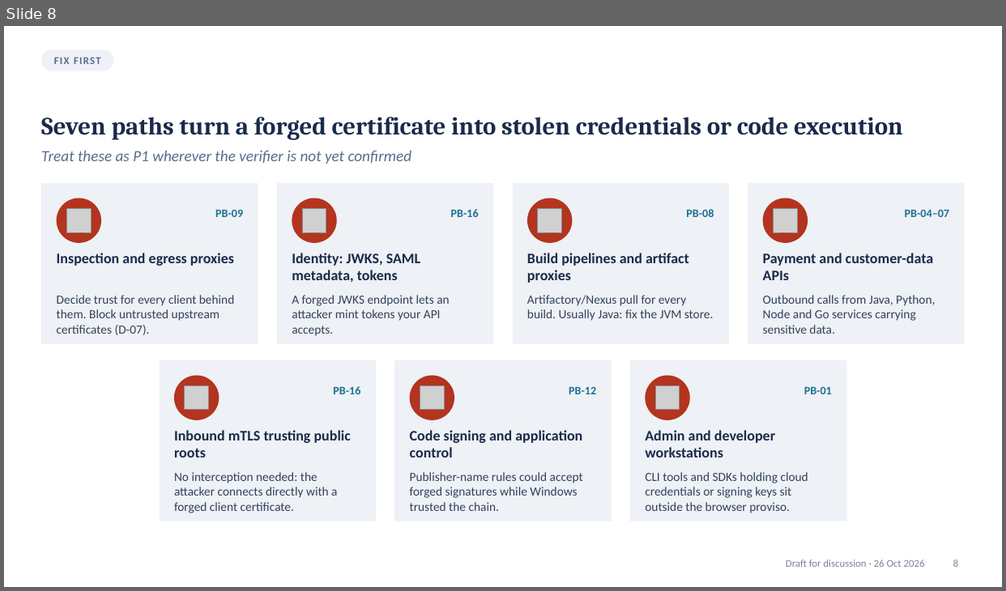
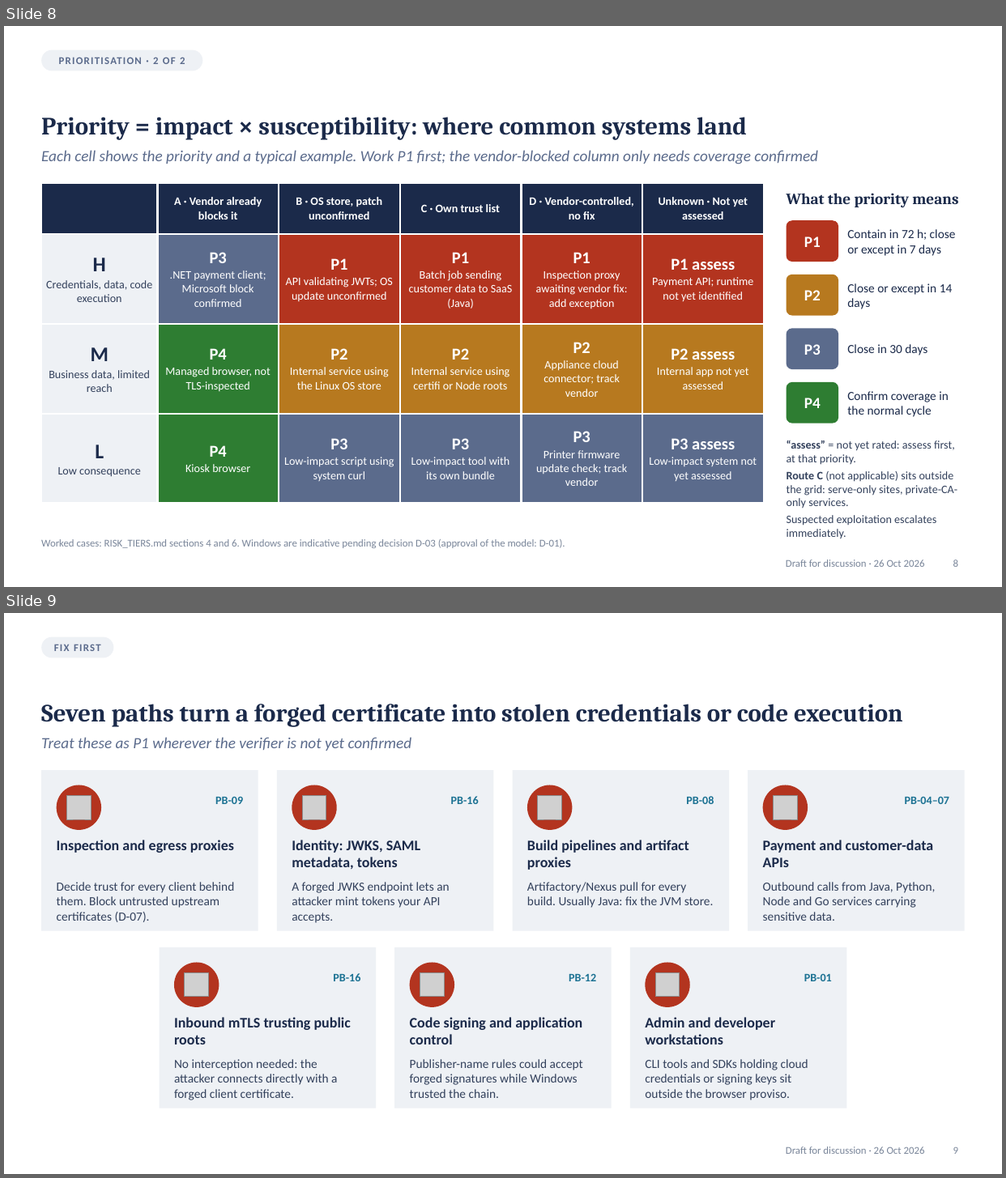
Before and after one commit to jfang88/eMudhraResponse, a slide deck: eMudhra-response-briefing.pptx. Shown one above the other, each under a label of ours: slide 8 before the commit, slides 8 and 9 after it. The pictures are 1006x591 and 1006x1178 pixels, drawn with LibreOffice and Linux fonts; fonts in the diff are those of the drawing; grey boxes stand for pictures. Boxes give left, top, right and bottom in pixels: in the first picture for what was removed or moved away, otherwise in the second. Text is boxed around its words. In the diff, an @@ line names an element or a change of style, - is before the commit and + after.

```diff
--- a/eMudhra-response-briefing.pptx
+++ b/eMudhra-response-briefing.pptx
@@ slide 8 added at (4, 26, 1002, 587), background #FFFFFF; not listed: 1 template element that a slide beside it also shows @@
@@ rounded rectangle added at (41, 50, 202, 71), fill #EEF1F5 @@
@@ text added at (59, 57, 185, 64), 10 pt, text #5B6B8C, bold @@
+PRIORITISATION · 2 OF 2
@@ title added at (41, 117, 747, 140), 24 pt, text #1B2A4A, bold @@
+Priority = impact × susceptibility: where common systems land
@@ text added at (41, 150, 818, 165), 15 pt, text #5B6B8C, italic @@
+Each cell shows the priority and a typical example. Work P1 first; the vendor-blocked column only needs coverage confirmed
@@ table added at (41, 183, 764, 489), 4 rows, 6 columns @@
+ | A · Vendor already blocks it | B · OS store, patch unconfirmed | C · Own trust list | D · Vendor-controlled, no fix | Unknown · Not yet assessed
+H / Credentials, data, code execution | P3 / .NET payment client; Microsoft block confirmed | P1 / API validating JWTs; OS update unconfirmed | P1 / Batch job sending customer data to SaaS (Java) | P1 / Inspection proxy awaiting vendor fix: add exception | P1 assess / Payment API; runtime not yet identified
+M / Business data, limited reach | P4 / Managed browser, not TLS-inspected | P2 / Internal service using the Linux OS store | P2 / Internal service using certifi or Node roots | P2 / Appliance cloud connector; track vendor | P2 assess / Internal app not yet assessed
+L / Low consequence | P4 / Kiosk browser | P3 / Low-impact script using system curl | P3 / Low-impact tool with its own bundle | P3 / Printer firmware update check; track vendor | P3 assess / Low-impact system not yet assessed
@@ text added at (786, 193, 958, 208), 15 pt, text #1B2A4A, bold @@
+What the priority means
@@ rounded rectangle added at (786, 220, 839, 262), fill #B3341F @@
@@ text added at (804, 237, 820, 247), 15 pt, text #FFFFFF, bold @@
+P1
@@ text added at (847, 229, 956, 256), 12 pt, text #1B2A4A @@
+Contain in 72 h; close or except in 7 days
@@ rounded rectangle added at (786, 275, 839, 316), fill #B7791F @@
@@ text added at (804, 290, 820, 301), 15 pt, text #FFFFFF, bold @@
+P2
@@ text added at (847, 284, 953, 310), 12 pt, text #1B2A4A @@
+Close or except in 14 days
@@ rounded rectangle added at (786, 328, 839, 369), fill #5B6B8C @@
@@ text added at (804, 344, 820, 355), 15 pt, text #FFFFFF, bold @@
+P3
@@ text added at (847, 344, 927, 356), 12 pt, text #1B2A4A @@
+Close in 30 days
@@ rounded rectangle added at (786, 382, 839, 424), fill #2E7D32 @@
@@ text added at (804, 398, 820, 408), 15 pt, text #FFFFFF, bold @@
+P4
@@ text added at (847, 391, 948, 417), 12 pt, text #1B2A4A @@
+Confirm coverage in the normal cycle
@@ text added at (786, 441, 957, 526), 11 pt, text #33415C @@
+“assess” = not yet rated: assess first, at that priority.
+Route C (not applicable) sits outside the grid: serve-only sites, private-CA-only services.
+Suspected exploitation escalates immediately.
@@ text added at (41, 540, 565, 548), 10 pt, text #7A869A @@
+Worked cases: RISK_TIERS.md sections 4 and 6. Windows are indicative pending decision D-03 (approval of the model: D-01).
@@ page number added at (953, 560, 958, 567), 10 pt, text #7A869A @@
+8
@@ what was slide 8 is now slide 9 @@
```
Also in this commit, not shown: 1 other slide added, 1 slide removed, 3 other files.
